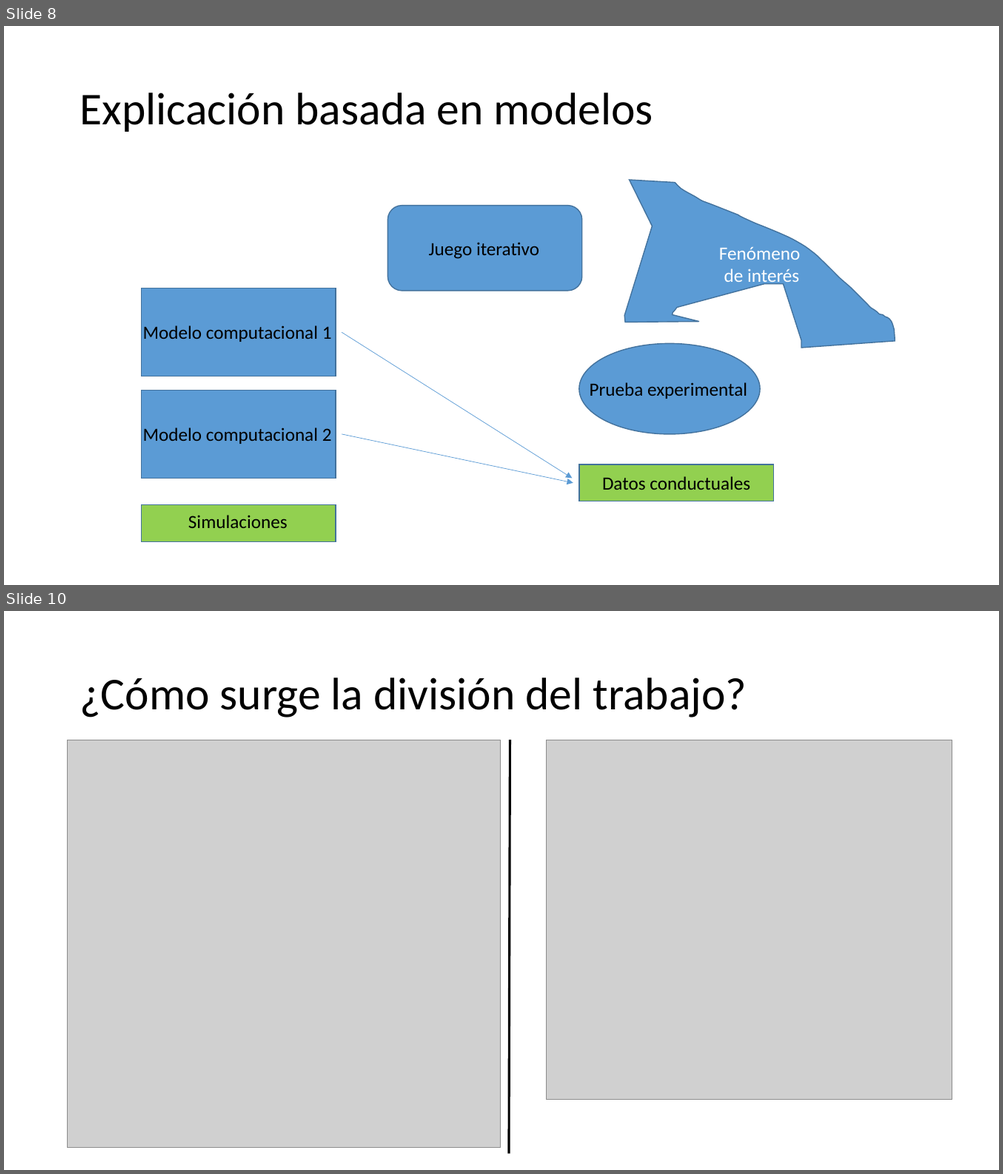
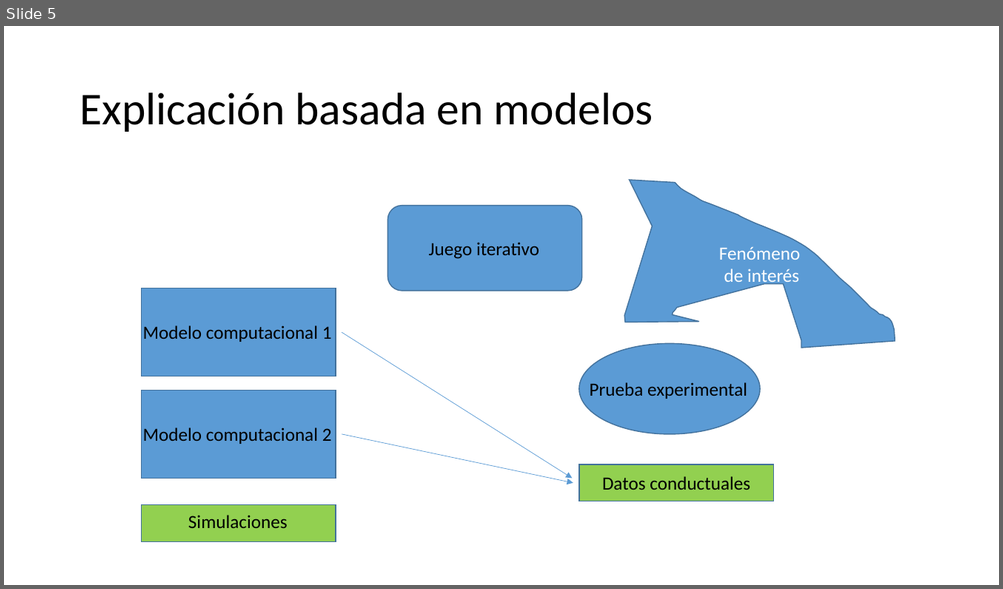
Before and after one commit to Slendercoder/SemilleroMSFS, a slide deck: Presentaciones/MSCFC.pptx. Shown one above the other, each under a label of ours: slides 8 and 10 before the commit, slide 5 after it; the slides between them are not shown. The pictures are 1003x1174 and 1003x589 pixels, drawn with LibreOffice and Linux fonts; fonts in the diff are those of the drawing; grey boxes stand for pictures. Boxes give left, top, right and bottom in pixels: in the first picture for what was removed or moved away, otherwise in the second. Text is boxed around its words. In the diff, an @@ line names an element or a change of style, - is before the commit and + after.

```diff
--- a/Presentaciones/MSCFC.pptx
+++ b/Presentaciones/MSCFC.pptx
@@ slide 10 removed at <box>4,611,999,1170</box>, background #FFFFFF @@
@@ title removed at <box>79,678,747,718</box> @@
-¿Cómo surge la división del trabajo?
@@ picture removed at <box>67,740,499,1148</box> @@
@@ line removed from (510, 740) to (509, 1154) @@
@@ picture removed at <box>546,740,952,1100</box> @@
@@ what was slide 8 is now slide 5 @@
```
Also in this commit, not shown: 2 slides added, 9 other slides removed.
